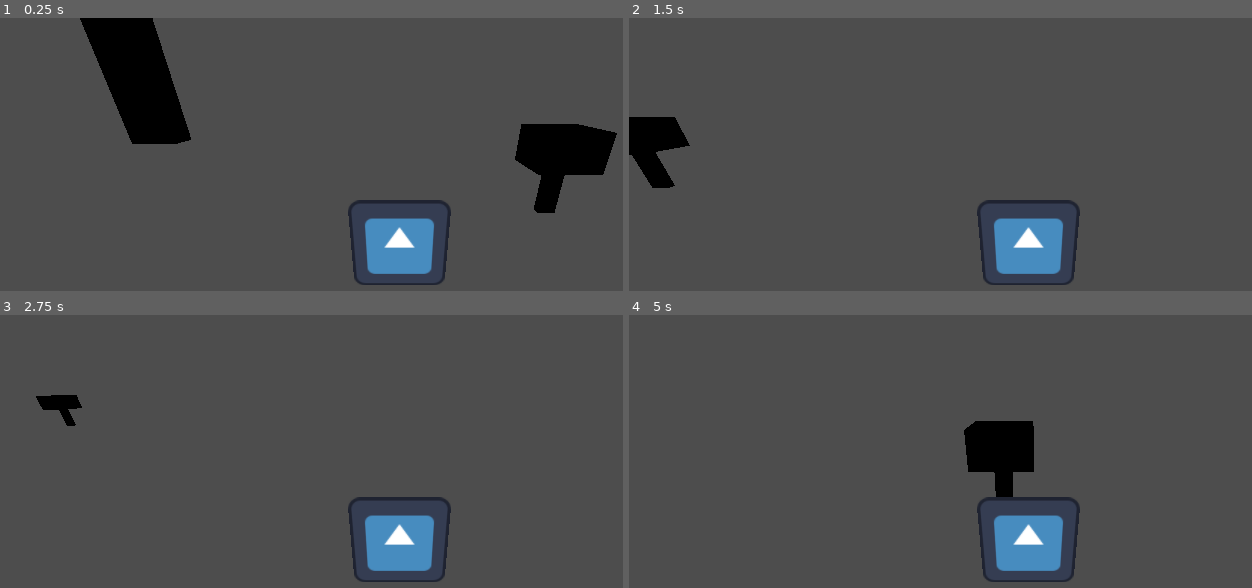
Above: before the commit, frames 1-4 (two rows, left to right).
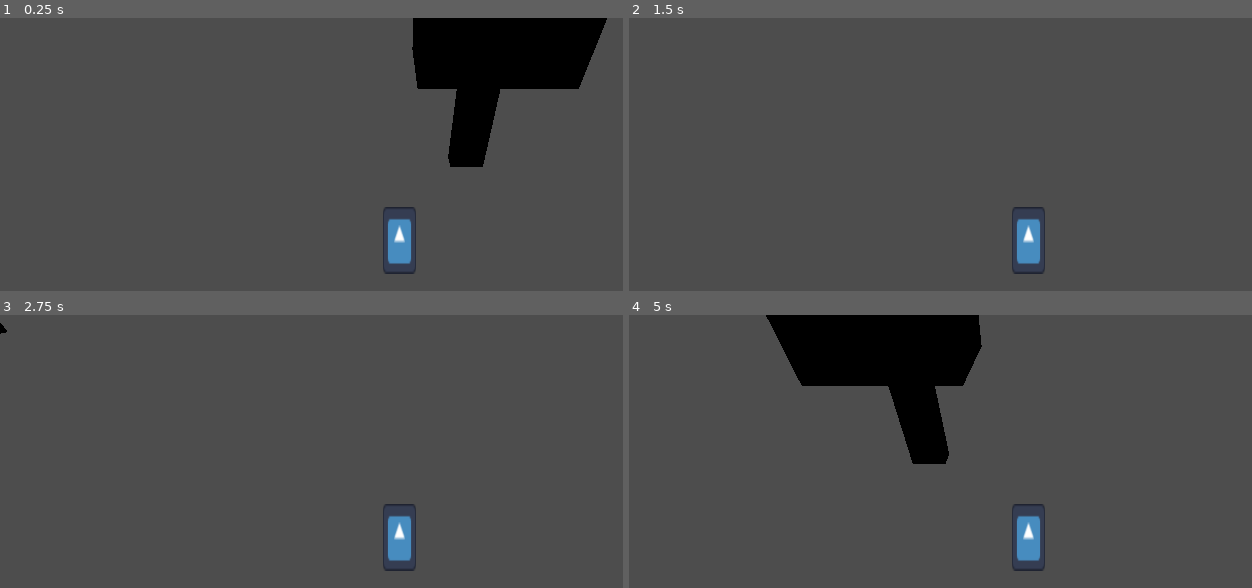
Above: after the commit, the same moments.

Repository: arrowira/KenneyJam
Game: Godot game, scene res://Scenes/Main.tscn
Two runs of this game, one before a commit and one after it. Both use one fixed random seed, a clock stepped at 60 frames per second and the inputs below. The engine's default icon, where the game draws it, is replaced by a stand-in: a white triangle on a blue panel in a dark square.
Inputs:
- Up to frame 1 (0.25 s): no input
- Up to frame 2 (1.5 s): tap Enter at 0.5 s; hold D (right) 0.53-1.28 s; hold S (down) from 1.28 s (still down)
- Up to frame 3 (2.75 s): release S (down) at 2.03 s; hold D (right) from 2.03 s (still down)
- Up to frame 4 (5 s): release D (right) at 2.78 s; hold W (up) 2.78-3.53 s; tap Space at 3.5 s; hold A (left) from 3.53 s (still down); tap Enter at 4.25 s

The runs differ from the first frame. In frame 1, 20% of the frame differs, in the area x 12-100%, y 0-98%; in frame 2, 4.1%; in frame 3, 2.9%; in frame 4, 15%.

Commit message:
Iso Camera Fix

Diff:
--- a/kenney-jam/Scenes/Main.tscn
+++ b/kenney-jam/Scenes/Main.tscn
@@ -5,13 +5,10 @@
 
 [node name="Main" type="Node3D"]
 
-[node name="TreeTest" parent="." instance=ExtResource("1_idj7w")]
-transform = Transform3D(2, 0, 0, 0, 2, 0, 0, 0, 2, -4.0475674, 2.0238242, -1.836472)
-
-[node name="TreeTest2" parent="." instance=ExtResource("1_idj7w")]
-transform = Transform3D(1, 0, 0, 0, 1, 0, 0, 0, 1, 3.0994065, 0, -2.4612534)
-
 [node name="Player" parent="." instance=ExtResource("1_r150o")]
 
 [node name="Camera3D" type="Camera3D" parent="Player"]
-transform = Transform3D(1, 0, 0, 0, 0.88047737, 0.4740882, 0, -0.4740882, 0.88047737, 0, 1.8823013, 3.389681)
+transform = Transform3D(1, 0, 0, 0, 0.7071068, 0.7071068, 0, -0.7071068, 0.7071068, 0, 3.34025, 3.389681)
+
+[node name="TreeTest" parent="." instance=ExtResource("1_idj7w")]
+transform = Transform3D(2, 0, 0, 0, 2, 0, 0, 0, 2, 1.4513493, 0, -2.4523904)
--- a/kenney-jam/Scenes/Player.tscn
+++ b/kenney-jam/Scenes/Player.tscn
@@ -10,6 +10,8 @@
 script = ExtResource("1_kyqiw")
 
 [node name="Sprite" type="Sprite3D" parent="."]
+transform = Transform3D(0.42801765, 0, 0, 0, 0.855409, 0, 0, 0, 1, 0, 0, 0)
+billboard = 1
 texture = ExtResource("2_gntrk")
 
 [node name="CollisionShape3D" type="CollisionShape3D" parent="."]
--- a/kenney-jam/Scenes/TreeTest.tscn
+++ b/kenney-jam/Scenes/TreeTest.tscn
@@ -3,13 +3,13 @@
 [sub_resource type="BoxMesh" id="BoxMesh_akaw4"]
 
 [node name="TreeTest" type="Node3D"]
-transform = Transform3D(4, 0, 0, 0, 4, 0, 0, 0, 4, 0, 0, 0)
+transform = Transform3D(2, 0, 0, 0, 2, 0, 0, 0, 2, 0, 0, 0)
 
 [node name="Canopy" type="MeshInstance3D" parent="."]
-transform = Transform3D(1.1861849, 0, 0, 0, 0.71334904, 0, 0, 0, 1.2029729, 0, 0.8095588, 0)
+transform = Transform3D(1.1861849, 0, 0, 0, 0.71334904, 0, 0, 0, 1.2029729, 0, 1.3052132, 0)
 mesh = SubResource("BoxMesh_akaw4")
 skeleton = NodePath("../Trunk")
 
 [node name="Trunk" type="MeshInstance3D" parent="."]
-transform = Transform3D(0.34975392, 0, 0, 0, 1, 0, 0, 0, 0.22049457, 0, 0, 0)
+transform = Transform3D(0.34975392, 0, 0, 0, 1, 0, 0, 0, 0.22049457, 0, 0.50768, 0)
 mesh = SubResource("BoxMesh_akaw4")
